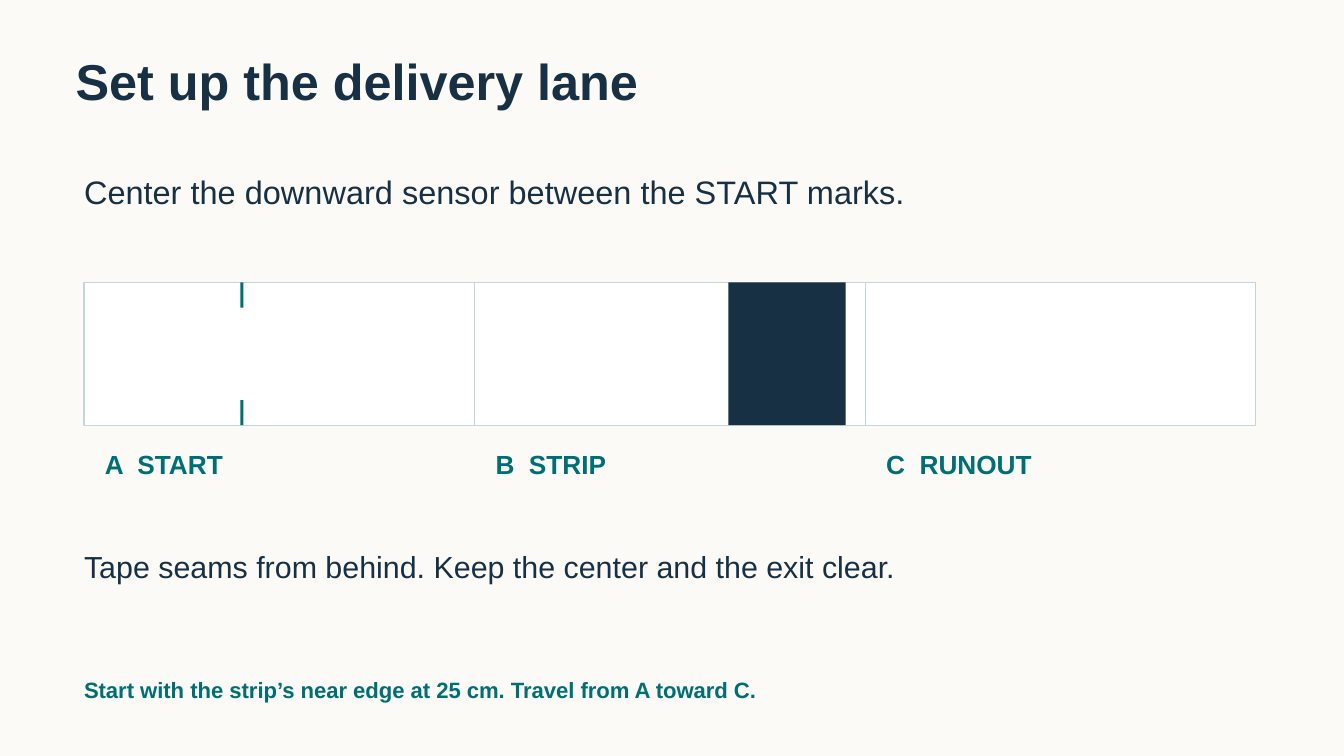
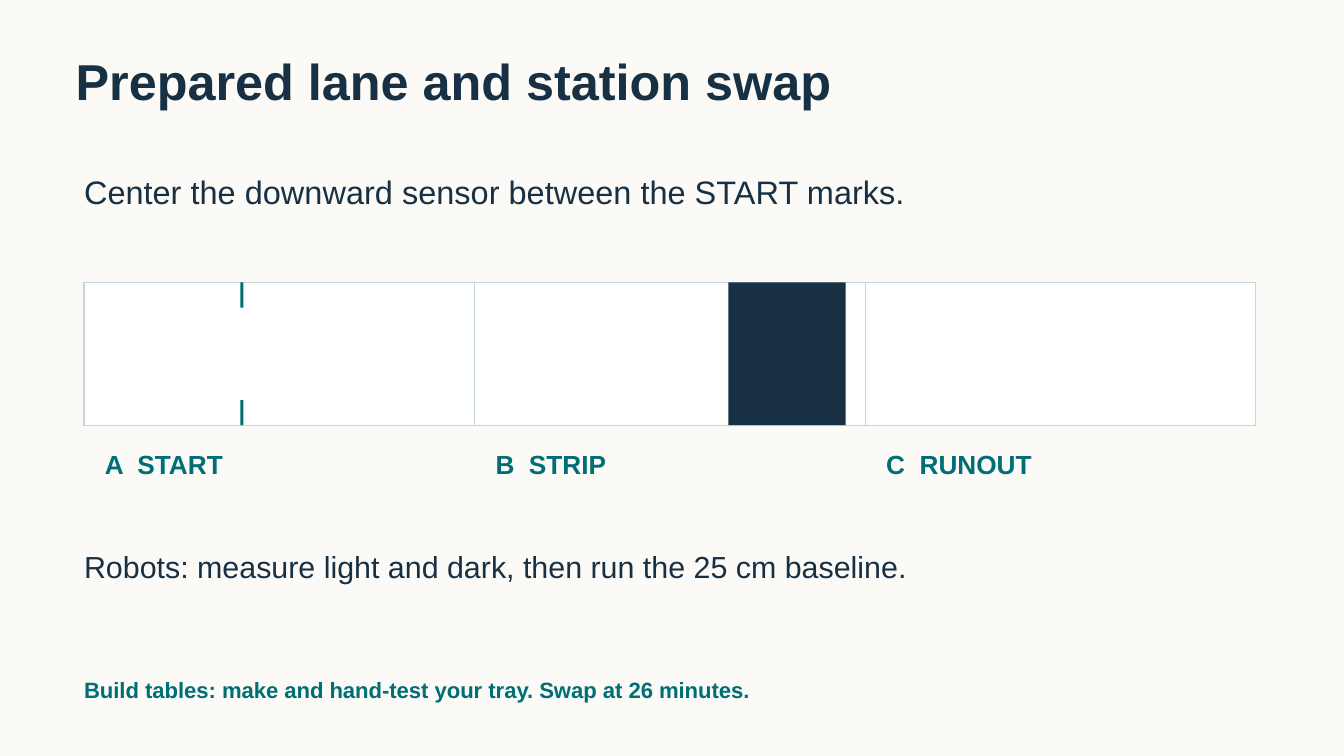
Before and after one commit to FRC999/YMCA-SPIKE-education, a slide deck: slide 4 of 03_Presentations/W05_marker.pptx. Drawn at 1344x756 pixels with LibreOffice and Linux fonts; fonts in the diff are those of the drawing. Boxes give left, top, right and bottom in pixels: in the first picture for what was removed or moved away, otherwise in the second. Text is boxed around its words. In the diff, an @@ line names an element or a change of style, - is before the commit and + after.

Commit message:
Teach Week 5 sensor delivery with a tipping tray

```diff
--- a/03_Presentations/W05_marker.pptx
+++ b/03_Presentations/W05_marker.pptx
@@ text at (76,63,831,110): text changed @@
-Set up the delivery lane
+Prepared lane and station swap
@@ text at (84,556,907,584): text changed @@
-Tape seams from behind. Keep the center and the exit clear.
+Robots: measure light and dark, then run the 25 cm baseline.
@@ text at (84,682,749,703): text changed @@
-Start with the strip’s near edge at 25 cm. Travel from A toward C.
+Build tables: make and hand-test your tray. Swap at 26 minutes.
```
Also in this commit, not shown: 2 other slides changed, 1 slide added, 1 slide removed, 34 other files.
